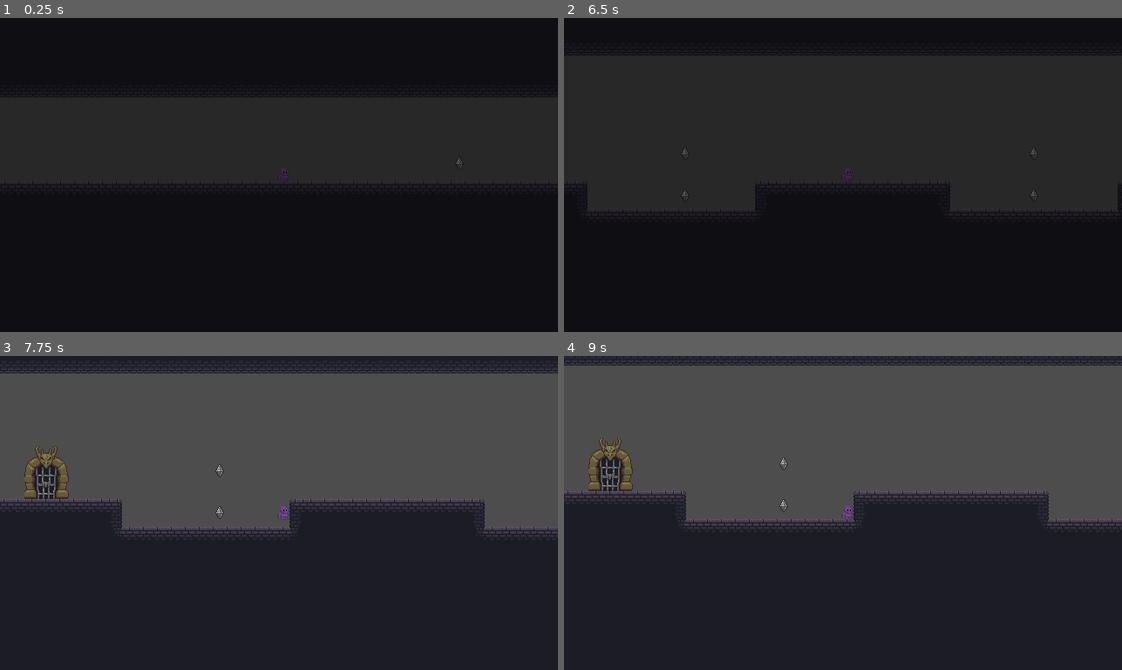
Above: before the commit, frames 1-4 (two rows, left to right).
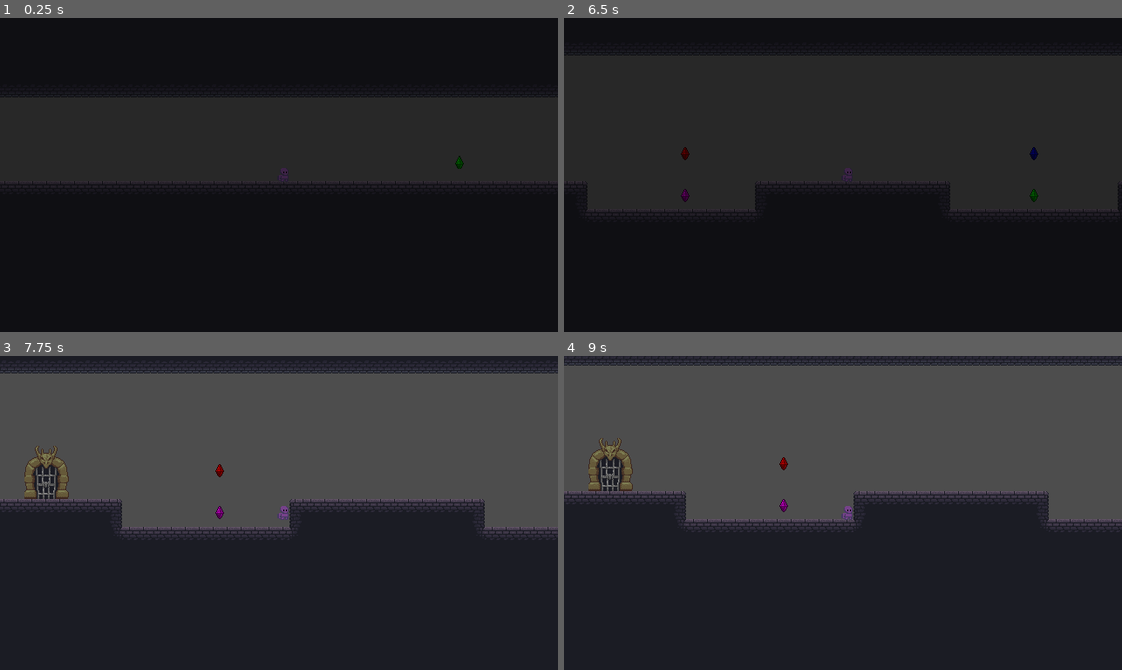
Above: after the commit, the same moments.

Repository: MatthewBL/Gates-and-Gems
Game: Godot game, scene res://scenes/level_manager/level_manager.tscn
The game is run twice, just before and just after one commit, with the same random seed, the same clock (stepped at 60 frames per second) and the same inputs.
Inputs:
- Up to frame 1 (0.25 s): no input
- Up to frame 2 (6.5 s): hold D (ui_right) 0.53-2.03 s; tap E (interact) every 0.75 s from 0.6 to 5.85 s; tap Space (ui_accept) at 0.77, 1.52, 3.02, 3.77, 4.52, 6.02 s; hold A (ui_left) 2.03-2.78 s; hold D (ui_right) 2.78-4.28 s; hold A (ui_left) 4.28-5.03 s; hold D (ui_right) 5.03-5.78 s; hold A (ui_left) from 5.78 s (still down)
- Up to frame 3 (7.75 s): tap E (interact) at 6.6, 7.35 s; tap Space (ui_accept) at 6.77, 7.52 s; release A (ui_left) at 7.28 s; hold D (ui_right) from 7.28 s (still down)
- Up to frame 4 (9 s): keep holding D (ui_right); tap E (interact) at 8.1, 8.85 s; tap Enter at 8.75 s

The runs differ from the first frame. In frame 1, less than 0.1% of the frame differs, in the area x 81-83%, y 44-49%; in frame 2, 0.1%, in the area x 21-85%, y 41-59%; in frame 3, less than 0.1%; in frame 4, less than 0.1%.

Commit message:
Added color to all gems

Diff:
--- a/scenes/levels/level_1.tscn
+++ b/scenes/levels/level_1.tscn
@@ -10,6 +10,7 @@
 tile_map_data = PackedByteArray("AAAAAAAAAQAEAAEAAAAAAAEAAQAEAAEAAAAAAAIAAQAEAAEAAAAAAAMAAQAEAAEAAAAAAAQAAQAEAAEAAAAAAA …(14064 unchanged characters)…
 
 [node name="Gem" parent="GemContainer" parent_id_path=PackedInt32Array(324876167) index="0" unique_id=82949541 instance=ExtResource("2_6iamk")]
+modulate = Color(0, 1, 0, 1)
 position = Vector2(386, 267)
 
 [node name="Door" parent="." index="2" unique_id=1757254397]
--- a/scenes/levels/level_2.tscn
+++ b/scenes/levels/level_2.tscn
@@ -10,6 +10,7 @@
 tile_map_data = PackedByteArray("AAAAAAAAAQAEAAEAAAAAAAEAAQAEAAEAAAAAAAIAAQAEAAEAAAAAAAMAAQAEAAEAAAAAAAQAAQAEAAEAAAAAAA …(11264 unchanged characters)…
 
 [node name="Gem" parent="GemContainer" parent_id_path=PackedInt32Array(324876167) index="0" unique_id=82949541 instance=ExtResource("2_ra442")]
+modulate = Color(1, 0, 1, 1)
 position = Vector2(400, 288)
 
 [node name="Door" parent="." index="2" unique_id=1757254397]
--- a/scenes/levels/level_3.tscn
+++ b/scenes/levels/level_3.tscn
@@ -10,15 +10,19 @@
 tile_map_data = PackedByteArray("AAAAAAAAAQAEAAEAAAAAAAEAAQAEAAEAAAABAAAAAQAEAAEAAAABAAEAAQAEAAEAAAACAAAAAQAEAAEAAAACAA …(13744 unchanged characters)…
 
 [node name="Gem" parent="GemContainer" parent_id_path=PackedInt32Array(324876167) index="0" unique_id=82949541 instance=ExtResource("2_44gv1")]
+modulate = Color(0, 1, 0, 1)
 position = Vector2(304, 416)
 
 [node name="Gem3" parent="GemContainer" parent_id_path=PackedInt32Array(324876167) index="1" unique_id=765747009 instance=ExtResource("2_44gv1")]
+modulate = Color(0, 0, 1, 1)
 position = Vector2(304, 368)
 
 [node name="Gem4" parent="GemContainer" parent_id_path=PackedInt32Array(324876167) index="2" unique_id=707168501 instance=ExtResource("2_44gv1")]
+modulate = Color(1, 0, 0, 1)
 position = Vector2(672, 368)
 
 [node name="Gem2" parent="GemContainer" parent_id_path=PackedInt32Array(324876167) index="3" unique_id=743923796 instance=ExtResource("2_44gv1")]
+modulate = Color(1, 0, 1, 1)
 position = Vector2(672, 416)
 
 [node name="Door" parent="." index="2" unique_id=1757254397]
--- a/scenes/levels/level_4.tscn
+++ b/scenes/levels/level_4.tscn
@@ -9,15 +9,19 @@
 tile_map_data = PackedByteArray("AAAAABEAAQAEAAAAAAAAABIAAQAEAAEAAAAAABMAAQAEAAEAAAAAABQAAQAEAAEAAAAAABUAAQAEAAEAAAABAB …(10864 unchanged characters)…
 
 [node name="Gem" parent="GemContainer" parent_id_path=PackedInt32Array(324876167) index="0" unique_id=82949541 instance=ExtResource("2_vmkp1")]
+modulate = Color(0, 1, 0, 1)
 position = Vector2(329, 96)
 
 [node name="Gem2" parent="GemContainer" parent_id_path=PackedInt32Array(324876167) index="1" unique_id=45010492 instance=ExtResource("2_vmkp1")]
+modulate = Color(1, 1, 0, 1)
 position = Vector2(422, 157)
 
 [node name="Gem3" parent="GemContainer" parent_id_path=PackedInt32Array(324876167) index="2" unique_id=279099147 instance=ExtResource("2_vmkp1")]
+modulate = Color(1, 0, 1, 1)
 position = Vector2(320, 338)
 
 [node name="Gem4" parent="GemContainer" parent_id_path=PackedInt32Array(324876167) index="3" unique_id=1877766059 instance=ExtResource("2_vmkp1")]
+modulate = Color(1, 0, 0, 1)
 position = Vector2(419, 20)
 
 [node name="Door" parent="." index="2" unique_id=1757254397]
--- a/scenes/levels/level_5.tscn
+++ b/scenes/levels/level_5.tscn
@@ -11,12 +11,15 @@
 tile_map_data = PackedByteArray("AAAJABEAAQAEAAAAAAAKABEAAQAEAAAAAAALABEAAQAEAAAAAAAJABIAAQAEAAIAAAAKABIAAQAEAAIAAAALAB …(14672 unchanged characters)…
 
 [node name="Gem" parent="GemContainer" parent_id_path=PackedInt32Array(324876167) index="0" unique_id=82949541 instance=ExtResource("2_845dy")]
+modulate = Color(0, 0, 1, 1)
 position = Vector2(296, 133)
 
 [node name="Gem2" parent="GemContainer" parent_id_path=PackedInt32Array(324876167) index="1" unique_id=867323204 instance=ExtResource("2_845dy")]
+modulate = Color(0, 1, 0, 1)
 position = Vector2(55, 175)
 
 [node name="Gem3" parent="GemContainer" parent_id_path=PackedInt32Array(324876167) index="2" unique_id=1090445905 instance=ExtResource("2_845dy")]
+modulate = Color(1, 0, 0, 1)
 position = Vector2(220, 443)
 
 [node name="Door" parent="." index="2" unique_id=1757254397]
